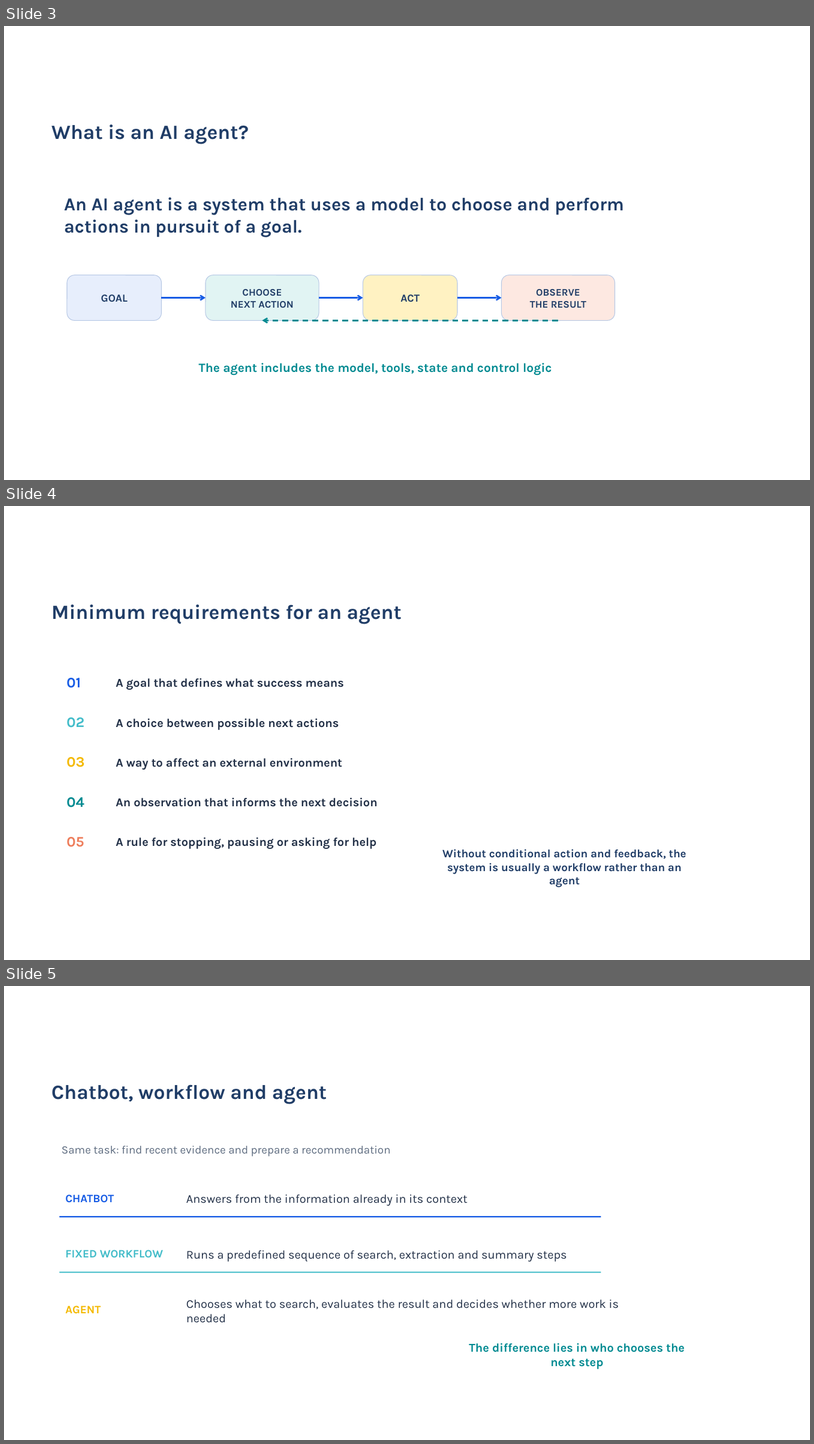
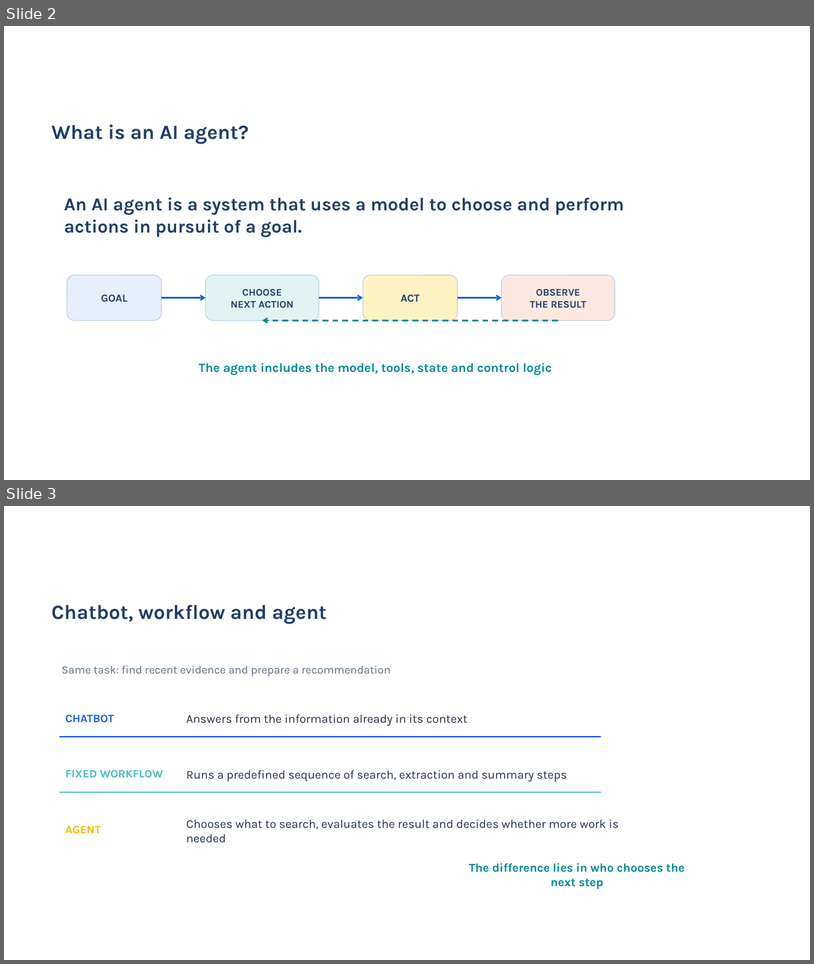
Before and after one commit to acceleratescience/hands-on-agentic-ai, a slide deck: slides/ai-agents.pptx. Shown one above the other, each under a label of ours: slides 3, 4 and 5 before the commit, slides 2 and 3 after it. The pictures are 814x1444 and 814x964 pixels, drawn with LibreOffice and Linux fonts; fonts in the diff are those of the drawing; background and template pictures are left out. Boxes give left, top, right and bottom in pixels: in the first picture for what was removed or moved away, otherwise in the second. Text is boxed around its words. In the diff, an @@ line names an element or a change of style, - is before the commit and + after.

```diff
--- a/slides/ai-agents.pptx
+++ b/slides/ai-agents.pptx
@@ slide 4 removed at box(4, 506, 810, 960), background picture (left out) @@
@@ text removed at box(51, 604, 402, 624) @@
-Minimum requirements for an agent
@@ text removed at box(66, 678, 81, 688) @@
-01
@@ text removed at box(116, 678, 344, 690) @@
-A goal that defines what success means
@@ text removed at box(66, 717, 84, 727) @@
-02
@@ text removed at box(116, 718, 339, 730) @@
-A choice between possible next actions
@@ text removed at box(66, 757, 84, 767) @@
-03
@@ text removed at box(116, 758, 342, 769) @@
-A way to affect an external environment
@@ text removed at box(66, 797, 84, 807) @@
-04
@@ text removed at box(116, 798, 378, 807) @@
-An observation that informs the next decision
@@ text removed at box(66, 837, 84, 847) @@
-05
@@ text removed at box(116, 837, 377, 849) @@
-A rule for stopping, pausing or asking for help
@@ text removed at box(443, 849, 687, 887) @@
-Without conditional action and feedback, the system is usually a workflow rather than an agent
@@ what was slide 3 is now slide 2 @@
@@ what was slide 5 is now slide 3 @@
```
Also in this commit, not shown: 5 slides changed, 7 other slides removed.
